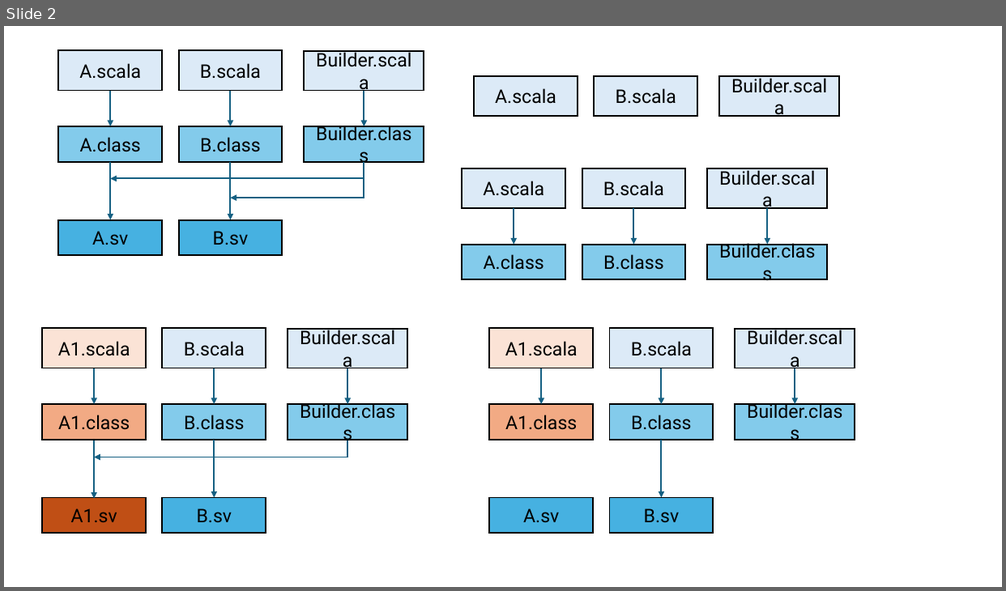
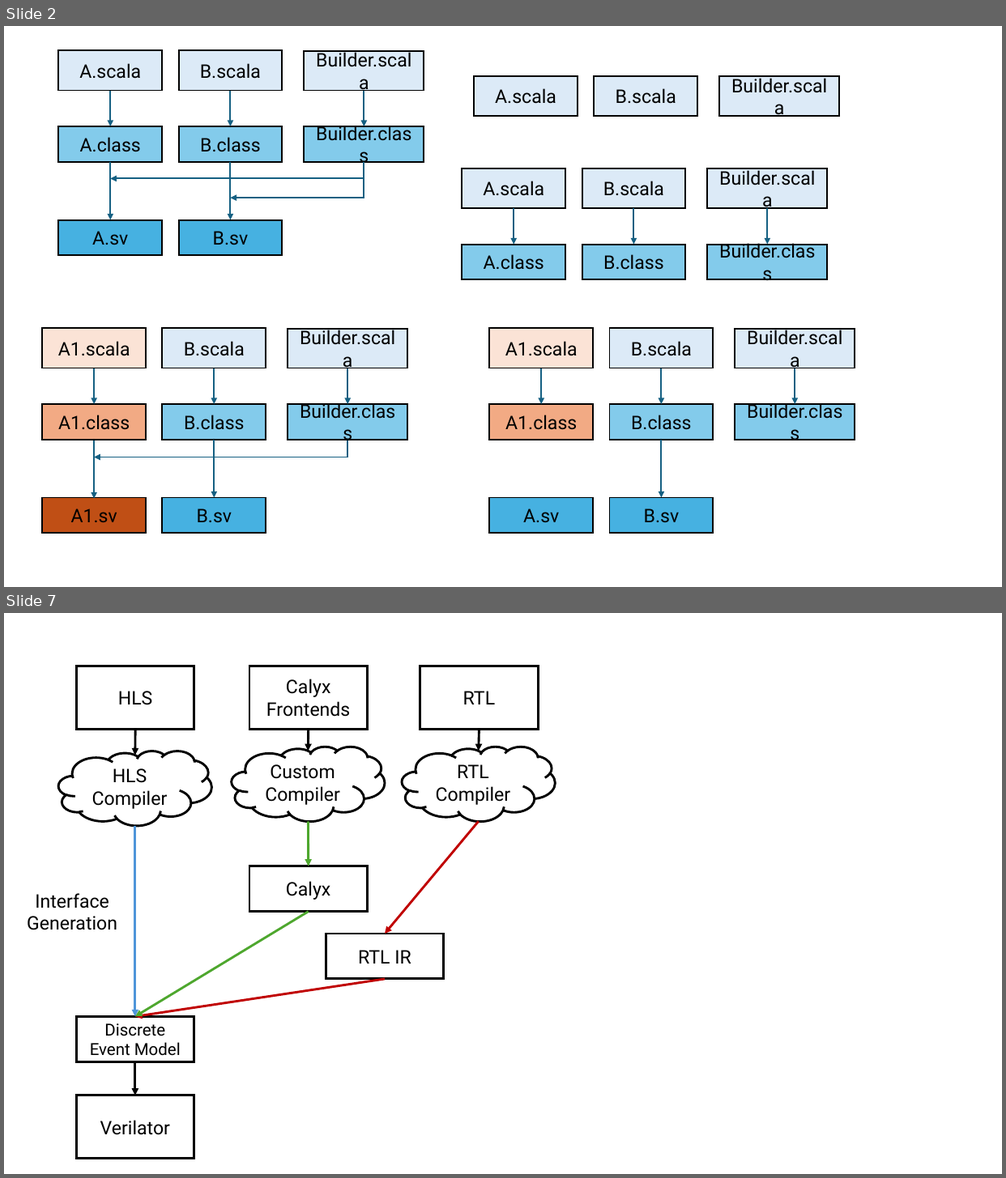
Before and after one commit to vighneshiyer/vighneshiyer.github.io, a slide deck: figs/latte24/figs.pptx. Shown one above the other, each under a label of ours: slide 2 before the commit, slides 2 and 7 after it; the slides between them are not shown. The pictures are 1006x591 and 1006x1178 pixels, drawn with LibreOffice and Linux fonts; fonts in the diff are those of the drawing. Boxes give left, top, right and bottom in pixels: in the first picture for what was removed or moved away, otherwise in the second. Text is boxed around its words. In the diff, an @@ line names an element or a change of style, - is before the commit and + after.

```diff
--- a/figs/latte24/figs.pptx
+++ b/figs/latte24/figs.pptx
@@ slide 7 added at box(4, 613, 1002, 1174), background #FFFFFF @@
@@ group added at box(27, 666, 556, 1159): 9 arrows, 7 rectangles, 3 clouds, 1 text @@
+HLS
+RTL
+Verilator
+Calyx Frontends
+Discrete
+Event Model
+HLS Compiler
+Calyx
+Custom Compiler
+RTL Compiler
+RTL IR
+Interface
+Generation
```
Also in this commit, not shown: 8 other slides added, 47 other files.
